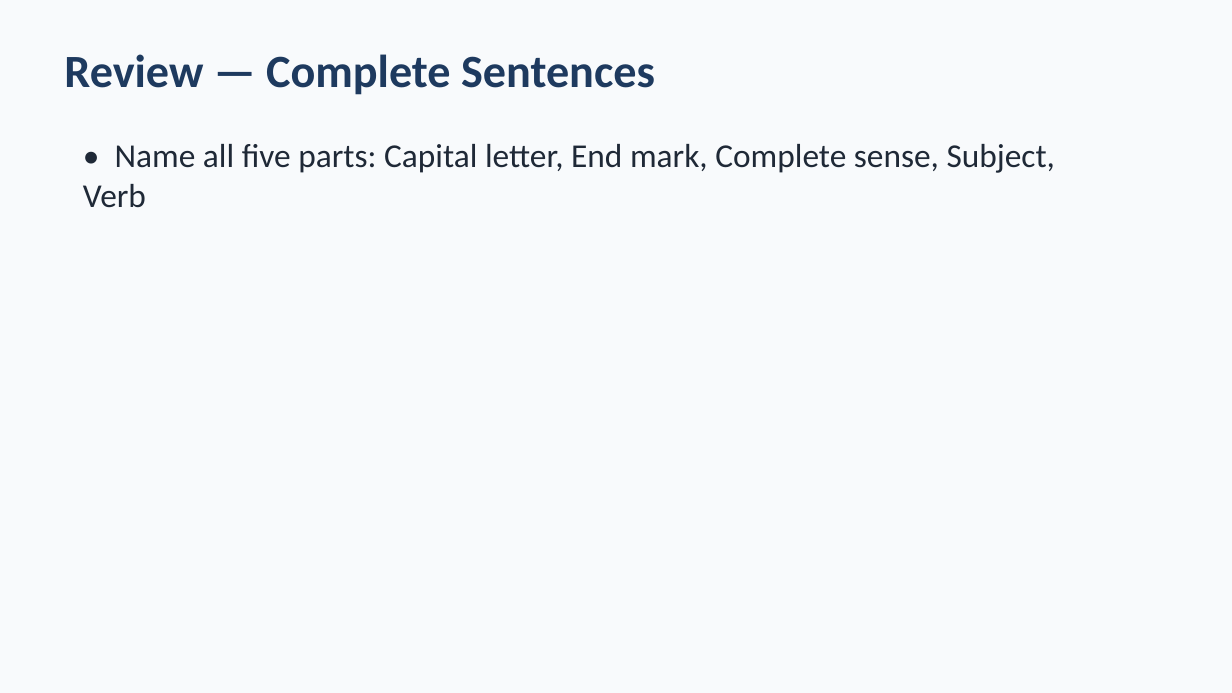
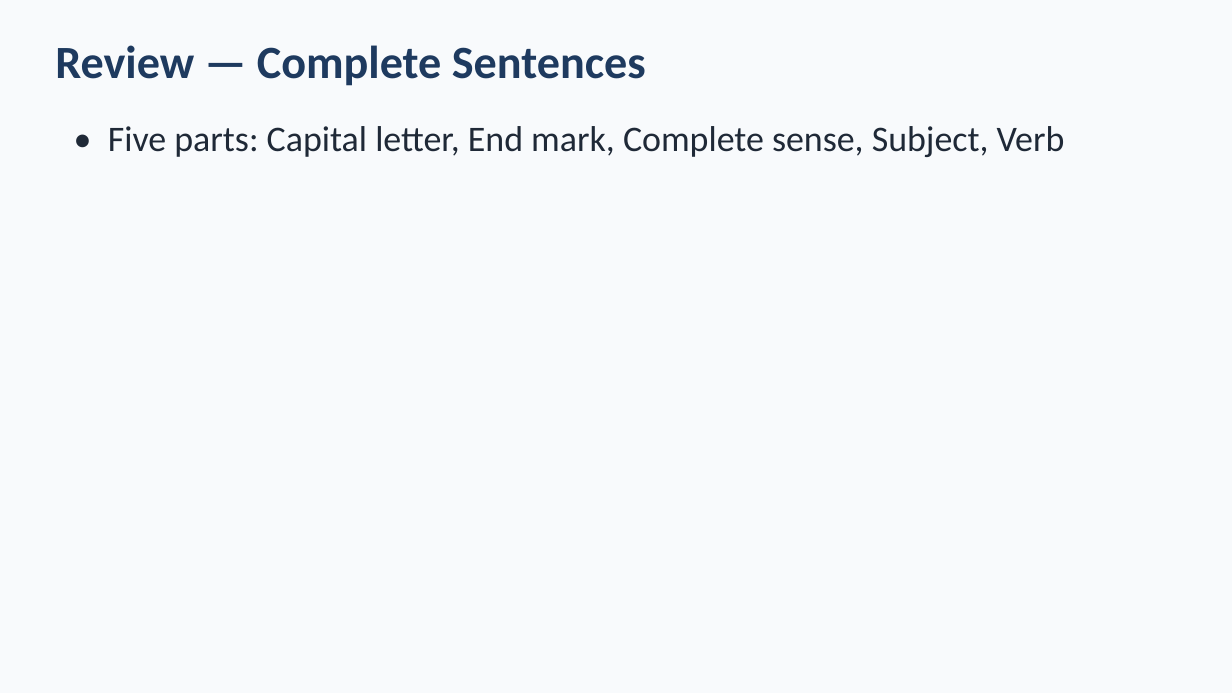
Before and after one commit to owenreagan-cyber/shurley-packet-system, a slide deck: slide 2 of exports/teacher-resource-packs/Shurley_Chapter_1_Teacher_Resource_Pack/05_Presentations/Ch.1_Chapter_Review.pptx. Drawn at 1232x693 pixels with LibreOffice and Linux fonts; fonts in the diff are those of the drawing. Boxes give left, top, right and bottom in pixels: in the first picture for what was removed or moved away, otherwise in the second. Text is boxed around its words. In the diff, an @@ line names an element or a change of style, - is before the commit and + after.

```diff
--- a/exports/teacher-resource-packs/Shurley_Chapter_1_Teacher_Resource_Pack/05_Presentations/Ch.1_Chapter_Review.pptx
+++ b/exports/teacher-resource-packs/Shurley_Chapter_1_Teacher_Resource_Pack/05_Presentations/Ch.1_Chapter_Review.pptx
@@ text "Review — Complete Sentences": place and size @@
-text "Review — Complete Sentences" at (64,54,655,95)
+text "Review — Complete Sentences" at (55,45,646,86)
@@ text at (108,126,1065,157): text changed; size 26 to 28 pt @@
-• Name all five parts: Capital letter, End mark, Complete sense, Subject, Verb
+• Five parts: Capital letter, End mark, Complete sense, Subject, Verb
```
Also in this commit, not shown: 4 other slides changed, 1 slide added, 2 slides removed, 35 other files.
